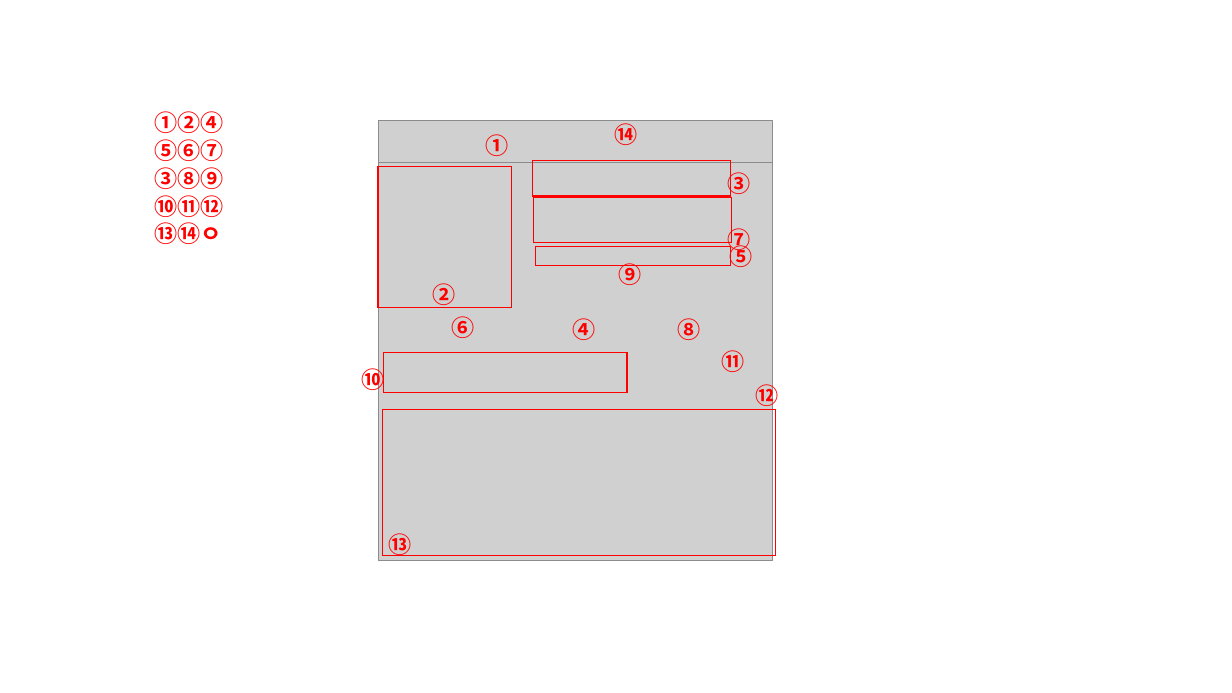
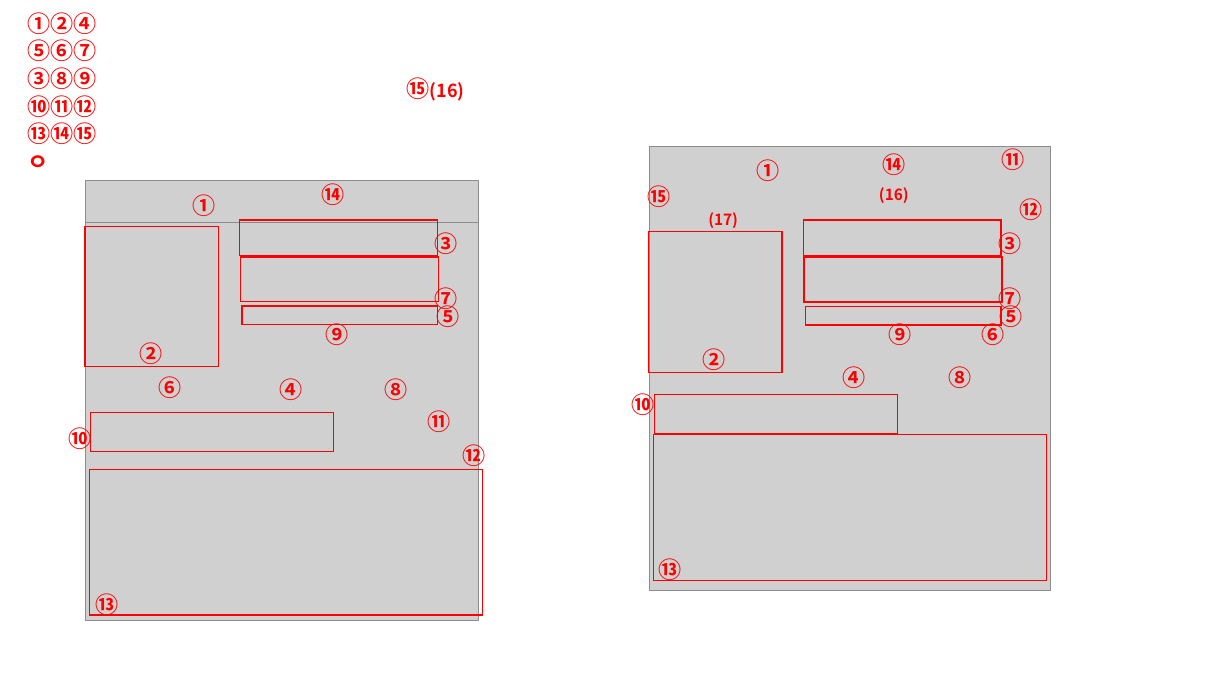
Before and after one commit to ezdiatech/OpenDoc, a slide deck: slide 2 of AnalysisSW/01.Manual/사용한ppt/analy메뉴.pptx. Drawn at 1232x693 pixels with LibreOffice and Linux fonts; fonts in the diff are those of the drawing; grey boxes stand for pictures. Boxes give left, top, right and bottom in pixels: in the first picture for what was removed or moved away, otherwise in the second. Text is boxed around its words. In the diff, an @@ line names an element or a change of style, - is before the commit and + after.

```diff
--- a/AnalysisSW/01.Manual/사용한ppt/analy메뉴.pptx
+++ b/AnalysisSW/01.Manual/사용한ppt/analy메뉴.pptx
@@ text added at (x1=18, y1=5, x2=111, y2=182), 18 pt, text #FF0000, bold @@
+①②④⑤⑥⑦③⑧⑨⑩⑪⑫⑬⑭⑮ㅇ
@@ text added at (x1=407, y1=77, x2=465, y2=101), 14 pt, text #FF0000, bold @@
+⑮(16)
@@ text removed at (x1=145, y1=104, x2=238, y2=254) @@
-①②④⑤⑥⑦③⑧⑨⑩⑪⑫⑬⑭ㅇ
@@ picture added at (x1=650, y1=147, x2=1051, y2=591) @@
@@ text added at (x1=1001, y1=144, x2=1024, y2=170), 18 pt, text #FF0000, bold @@
+⑪
@@ text added at (x1=756, y1=159, x2=779, y2=181), 18 pt, text #FF0000, bold @@
+①
@@ text added at (x1=882, y1=153, x2=905, y2=175), 18 pt, text #FF0000, bold @@
+⑭
@@ text added at (x1=648, y1=182, x2=671, y2=211), 18 pt, text #FF0000, bold @@
+⑮
@@ text added at (x1=879, y1=187, x2=909, y2=203), 12 pt, text #FF0000, bold @@
+(16)
@@ text added at (x1=1020, y1=198, x2=1043, y2=220), 18 pt, text #FF0000, bold @@
+⑫
@@ 13 texts, 6 rectangles, 2 pictures moved together from (x1=361, y1=120, x2=779, y2=561) to (x1=68, y1=180, x2=486, y2=620) @@
@@ rectangle added at (x1=649, y1=232, x2=783, y2=372), outline #FF0000 1 pt @@
@@ text added at (x1=708, y1=212, x2=738, y2=228), 12 pt, text #FF0000, bold @@
+(17)
@@ rectangle added at (x1=803, y1=220, x2=1001, y2=256), outline #FF0000 1 pt @@
@@ text added at (x1=998, y1=228, x2=1021, y2=313), 18 pt, text #FF0000, bold @@
+③
+⑦
@@ rectangle added at (x1=804, y1=257, x2=1002, y2=302), outline #FF0000 1 pt @@
@@ rectangle added at (x1=806, y1=306, x2=1001, y2=324), outline #FF0000 1 pt @@
@@ text added at (x1=889, y1=323, x2=912, y2=345), 18 pt, text #FF0000, bold @@
+⑨
@@ text added at (x1=981, y1=320, x2=1004, y2=345), 18 pt, text #FF0000, bold @@
+⑥
@@ text added at (x1=1000, y1=302, x2=1023, y2=331), 18 pt, text #FF0000, bold @@
+⑤
@@ text added at (x1=703, y1=348, x2=726, y2=373), 18 pt, text #FF0000, bold @@
+②
@@ text added at (x1=632, y1=389, x2=655, y2=418), 18 pt, text #FF0000, bold @@
+⑩
@@ text added at (x1=843, y1=366, x2=866, y2=388), 18 pt, text #FF0000, bold @@
+④
@@ text added at (x1=948, y1=366, x2=971, y2=388), 18 pt, text #FF0000, bold @@
+⑧
@@ rectangle added at (x1=654, y1=395, x2=897, y2=434), outline #FF0000 1 pt @@
@@ rectangle added at (x1=653, y1=435, x2=1046, y2=581), outline #FF0000 1 pt @@
@@ text added at (x1=659, y1=558, x2=682, y2=581), 18 pt, text #FF0000, bold @@
+⑬
```
Also in this commit, not shown: 1 other file.
